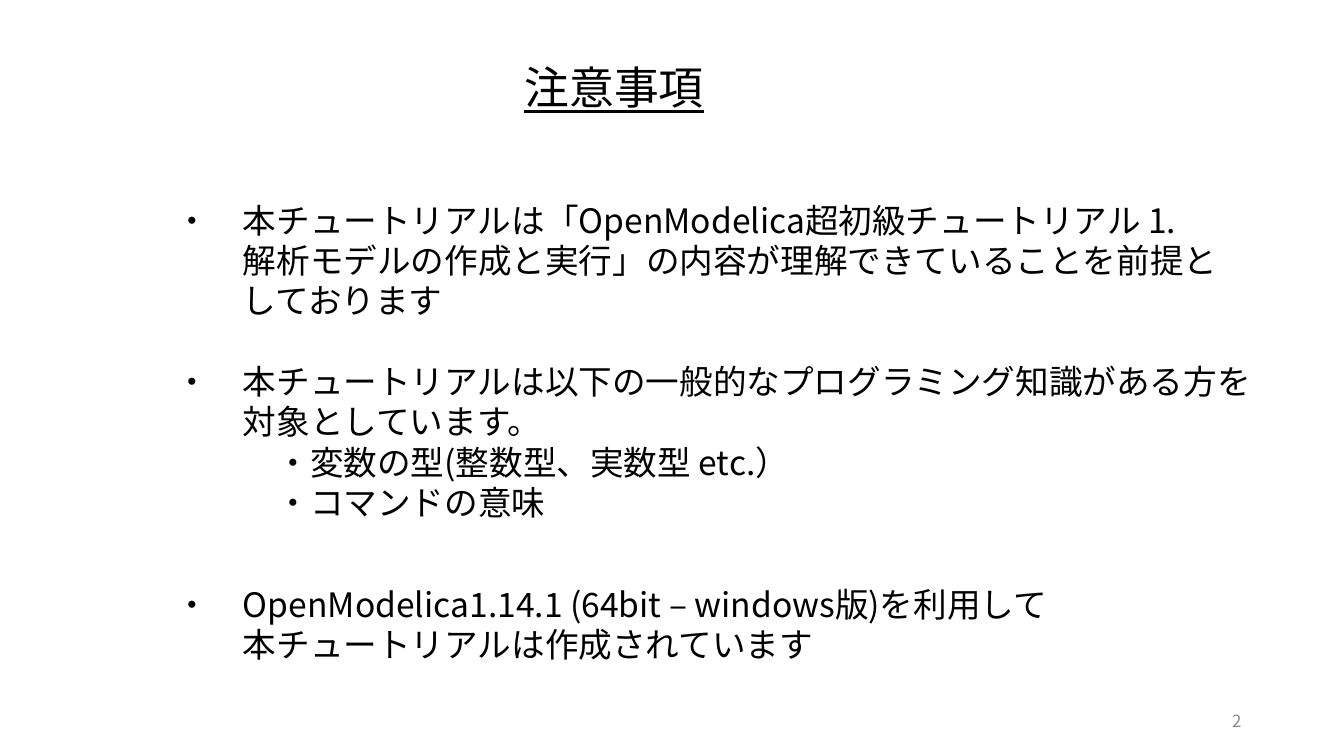
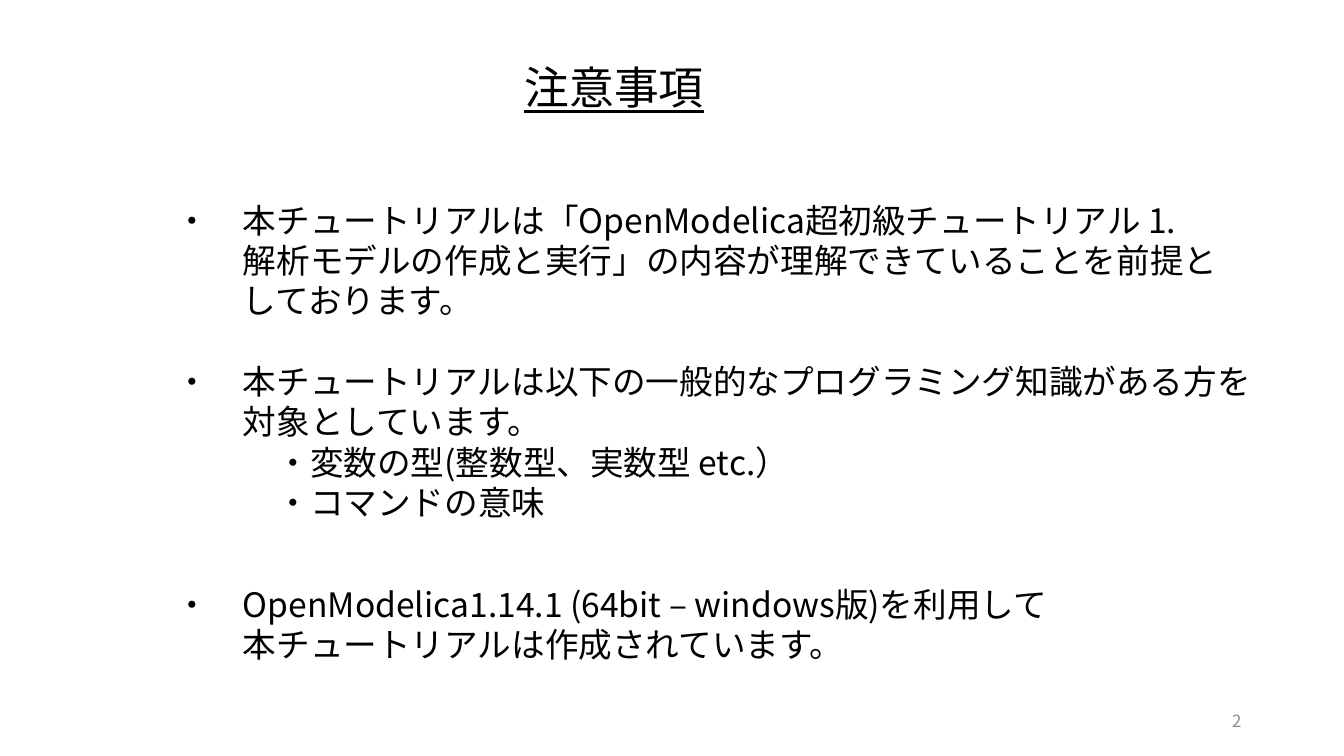
Before and after one commit to UedaShigenori/OpenModelica_Tutorials_Ja, a slide deck: slide 2 of 2_HelloWorld/OpenModelica_Tutorials_2.pptx. Drawn at 1344x756 pixels with LibreOffice and Linux fonts; fonts in the diff are those of the drawing. Boxes give left, top, right and bottom in pixels: in the first picture for what was removed or moved away, otherwise in the second. Text is boxed around its words. In the diff, an @@ line names an element or a change of style, - is before the commit and + after.

Commit message:
誤字修正

```diff
--- a/2_HelloWorld/OpenModelica_Tutorials_2.pptx
+++ b/2_HelloWorld/OpenModelica_Tutorials_2.pptx
@@ text at bbox=[243, 286, 473, 315]: text changed @@
-しております
+しております。
@@ text at bbox=[243, 622, 843, 660]: text changed @@
-本チュートリアルは作成されています
+本チュートリアルは作成されています。
```
